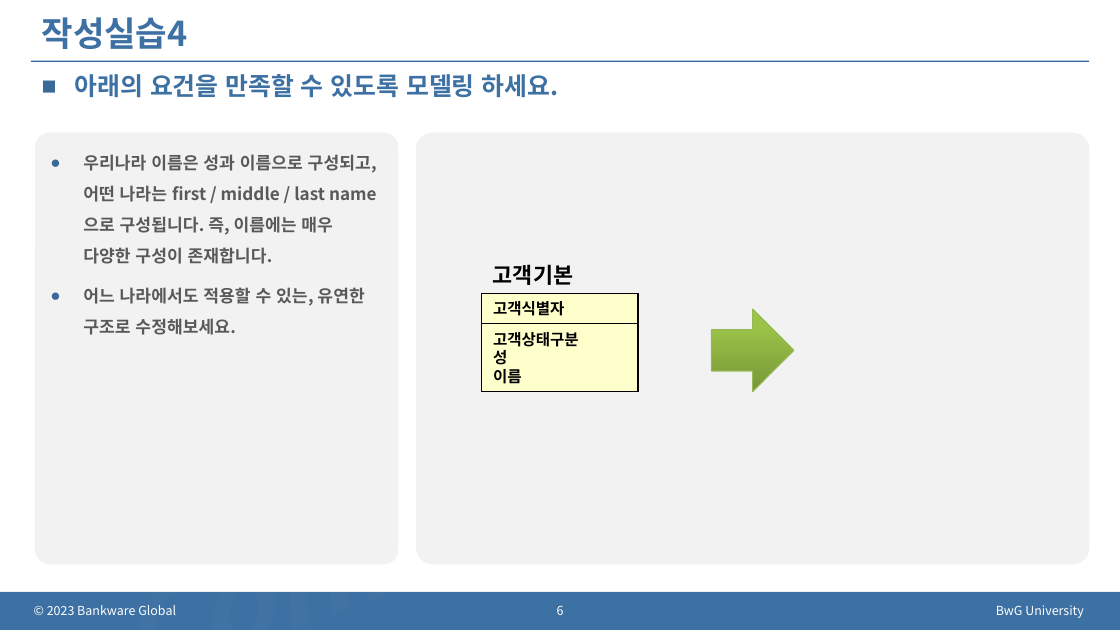
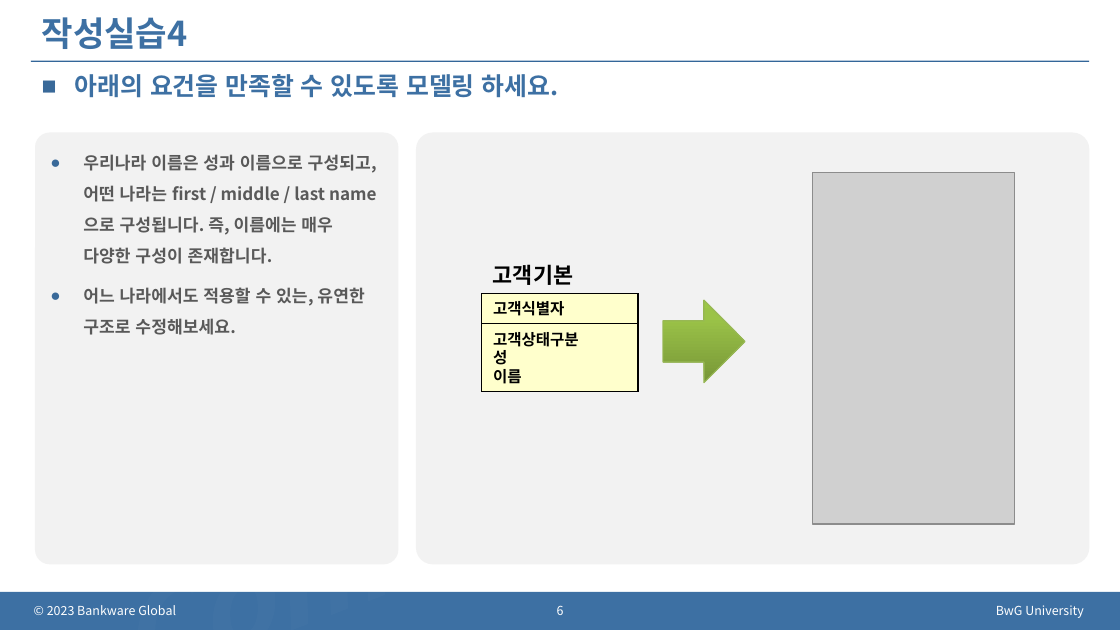
Before and after one commit to noheul1030/BWG, a slide deck: slide 6 of 교육/BwG_Univ_데이터 모델링_v1.12_실습과제2_노을.pptx. Drawn at 1120x630 pixels with LibreOffice and Linux fonts; fonts in the diff are those of the drawing; grey boxes stand for pictures; background and template pictures are left out. Boxes give left, top, right and bottom in pixels: in the first picture for what was removed or moved away, otherwise in the second. Text is boxed around its words. In the diff, an @@ line names an element or a change of style, - is before the commit and + after.

```diff
--- a/교육/BwG_Univ_데이터 모델링_v1.12_실습과제2_노을.pptx
+++ b/교육/BwG_Univ_데이터 모델링_v1.12_실습과제2_노을.pptx
@@ picture added at [813,172,1015,524] @@
@@ right arrow: place and size @@
-right arrow at [711,309,793,392]
+right arrow at [663,300,745,383]
```
